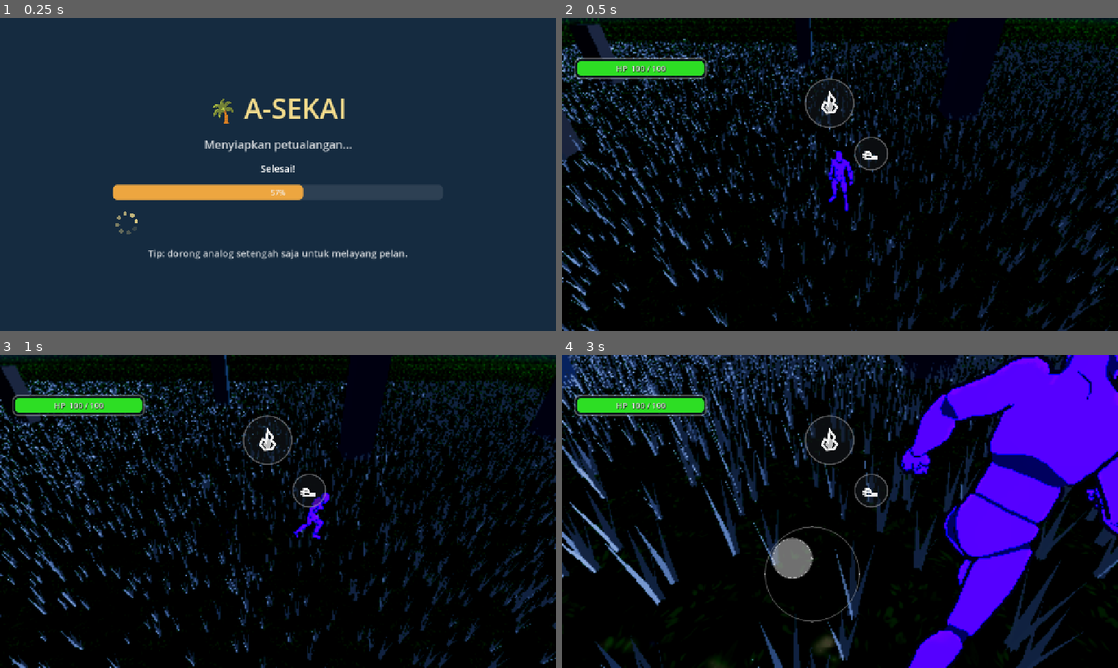
Above: before the commit, frames 1-4 (two rows, left to right).
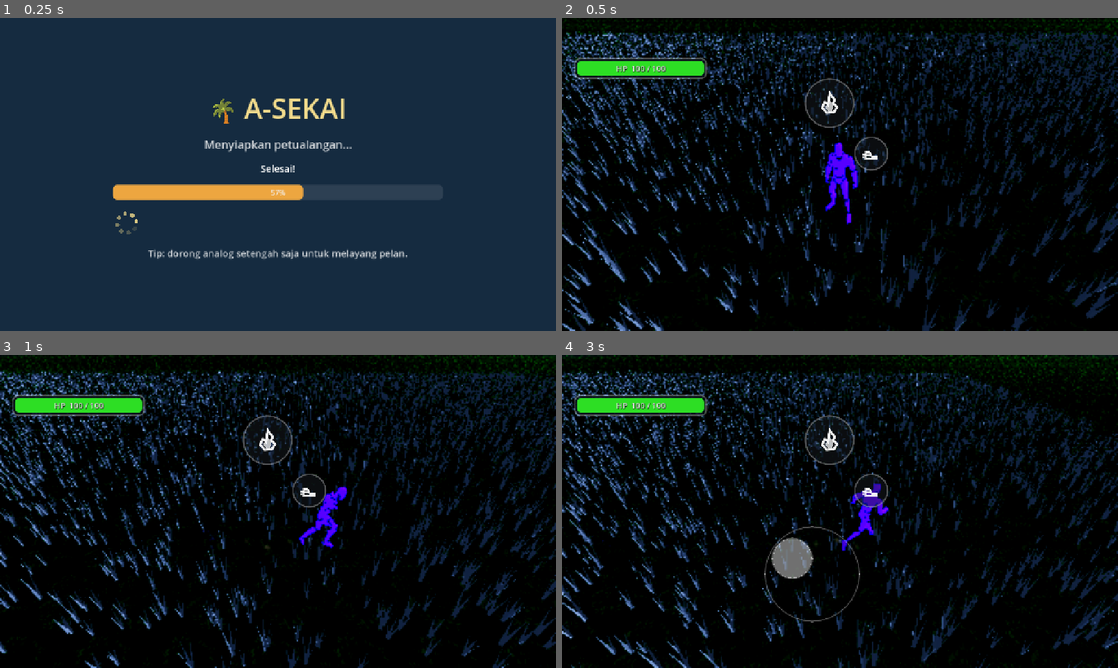
Above: after the commit, the same moments.

Repository: KyokoApp/Unity
Game: Godot game, scene res://packs/core_scripts/game_root.tscn
The game is run twice, just before and just after one commit, with the same random seed, the same clock (stepped at 60 frames per second) and the same inputs. This scene is started directly instead of the project's main scene. Sound files missing from this copy of the repository are replaced by a short silence.
Inputs (mouse positions are in pixels of both pictures, inside the frame that each line leads up to):
- Up to frame 1 (0.25 s): no input
- Up to frame 2 (0.5 s): no input
- Up to frame 3 (1 s): move the mouse to (400, 495) at 0.52 s; hold Right (ui_right) from 0.53 s (still down); click (400, 495) at 0.67 s
- Up to frame 4 (3 s): release Right (ui_right) at 1.25 s; drag from (728, 527) to (812, 574) at 1.27 s; move the mouse to (895, 442) at 2.02 s; hold Right (ui_right) 2.03-2.75 s; drag from (812, 574) to (673, 464) at 2.77 s

Frame 1 is identical in both runs. In frame 2, 30% of the frame differs, in the area x 0-100%, y 0-100%; in frame 3, 30%; in frame 4, 46%.

Commit message:
Ronde-46 (bag. C) hapus tiang reruntuhan + kamera lbh dekat & pinch-zoom auto-return
Dari 3 permintaan besar user (pulau 12km + hapus tiang + kamera zoom),
dikerjakan 2 yg jelas scope-nya duluan (pulau 12km msh perlu klarifikasi
arsitektur, ditanyakan terpisah):

1. Tiang/reruntuhan batu (wall_system.gd, keliatan di screenshot user)
   DIHAPUS dr spawn dunia (dianggap tak cocok tema visual skrg) — skrip
   wall_system.gd/wall.gd sendiri TAK dihapus dr repo (gampang
   dikembalikan kalau perlu), cuma tak lagi dipanggil di world.gd.

2. Kamera: CAM_DIST didekatkan 7.6->5.6 ("kameranya agak deketin ke
   player"). Ditambah sistem pinch-zoom 2 jari (hud.gd: jari kedua yg
   nempel selagi jari 'look' aktif jadi jari cubit, jarak antar jari ->
   player.add_zoom()) yg bs menjauhkan kamera sampai +6.5m dr default.
   Otomatis balik ke default scr SMOOTH (exponential ease, bukan lompat)
   begitu pemain JALAN LAGI (_speed01>0.05, dari gerak fisik nyata) ATAU
   diam tanpa pinch baru selama 2.2 detik — persis sesuai permintaan
   "bakal kembali semula perlahan smooth kalo lagi jalan lagi atau di
   diamkan beberapa detik".

CATATAN: arah pinch (spread jari = zoom in/dekat, cubit jari = zoom out/
jauh) pakai konvensi umum peta digital — kalau kebalik menurut user stlh
dicoba, tinggal balik tanda di hud.gd _update_pinch(). Bagian 'pulau 12km
+ grass full-island dgn culling depan-kamera' BELUM dikerjakan, nunggu
klarifikasi arsitektur (edge dunia gmn, dll).

Co-authored-by: arena-agent <297053741+arena-agent@users.noreply.github.com>

Diff:
--- a/project/packs/character_player/player.gd
+++ b/project/packs/character_player/player.gd
@@ -108,10 +108,17 @@
 # --- kamera third-person (murni ikut swipe, arsitektur tak berubah) ---
 const PITCH_MIN := deg_to_rad(-72.0)
 const PITCH_MAX := deg_to_rad(-10.0)
-const CAM_DIST := 7.6
+# CAM_DIST didekatkan (permintaan user "kameranya agak deketin ke player"):
+# 7.6 -> 5.6. Zoom-out manual (pinch 2 jari, lihat hud.gd add_zoom) msh bisa
+# menjauhkan sampai CAM_ZOOM_MAX, tapi otomatis balik ke CAM_DIST ini lagi
+# scr smooth (lihat _cam_zoom di _process) begitu jalan lagi / diam sebentar.
+const CAM_DIST := 5.6
 const CAM_FOLLOW := 7.0
 const LOOK_K := 0.0036
 const CAM_FOCUS_HEIGHT := 1.05
+const CAM_ZOOM_MAX := 6.5          # tambahan jarak maks dr pinch zoom-out
+const CAM_ZOOM_RETURN_IDLE_S := 2.2 # diam brp detik (tanpa pinch baru) sblm auto-balik
+const CAM_ZOOM_RETURN_RATE := 2.4   # laju easing balik (lbh besar = lbh cepat)
 
 # --- dash: burst cepat lalu melambat ---
 const DASH_SPEED := 22.0
@@ -143,6 +150,12 @@
 var _t := 0.0
 var _speed01 := 0.0
 var _cam_extra := 0.0
+# Zoom manual dr pinch 2 jari (hud.gd add_zoom) — 0=jarak default (CAM_DIST),
+# makin besar = makin menjauh (max CAM_ZOOM_MAX). Auto-balik ke 0 scr smooth
+# saat pemain jalan lagi ATAU diam tanpa pinch baru sekian detik (lihat
+# _process — CAM_ZOOM_RETURN_IDLE_S/RATE).
+var _cam_zoom := 0.0
+var _cam_zoom_idle_t := 999.0
 var _cam_snapped := false
 var _facing := Vector3.ZERO
 var _fire_cooldown := 0.0
@@ -179,6 +192,13 @@
 func add_look_px(dx: float, dy: float) -> void:
 	_look_vel.x += dx * 60.0
 	_look_vel.y += dy * 60.0
+
+## Zoom kamera manual (dipanggil hud.gd saat gestur cubit 2 jari). positif =
+## menjauh, negatif = mendekat. Auto-balik ke 0 (CAM_DIST) ditangani di
+## _process, bukan di sini — di sini cuma menggeser target & reset idle-timer.
+func add_zoom(delta_dist: float) -> void:
+	_cam_zoom = clampf(_cam_zoom + delta_dist, 0.0, CAM_ZOOM_MAX)
+	_cam_zoom_idle_t = 0.0
 
 func take_damage(amount: float) -> void:
 	var before := health
@@ -315,7 +335,14 @@
 		cam_pivot.global_position = cam_pivot.global_position.lerp(focus, 1.0 - exp(-CAM_FOLLOW * delta))
 	cam_pivot.rotation = Vector3(pitch, yaw, 0.0)
 	_cam_extra = lerpf(_cam_extra, _speed01 * 1.2, 1.0 - exp(-3.0 * delta))
-	cam_arm.spring_length = maxf(2.0, CAM_DIST + _cam_extra)
+	# Auto-balik zoom manual (permintaan user): begitu pemain JALAN LAGI
+	# (_speed01 dr gerak fisik nyata, bukan cuma input mentah) ATAU sudah
+	# DIAM tanpa pinch baru selama CAM_ZOOM_RETURN_IDLE_S detik, _cam_zoom
+	# di-ease balik ke 0 (= CAM_DIST) scr smooth (exponential, bukan lompat).
+	_cam_zoom_idle_t += delta
+	if _speed01 > 0.05 or _cam_zoom_idle_t > CAM_ZOOM_RETURN_IDLE_S:
+		_cam_zoom = lerpf(_cam_zoom, 0.0, 1.0 - exp(-CAM_ZOOM_RETURN_RATE * delta))
+	cam_arm.spring_length = maxf(2.0, CAM_DIST + _cam_extra + _cam_zoom)
 	_shake = maxf(0.0, _shake - 1.6 * delta)
 	var shake_power := _shake * _shake * 0.35
 	var cam: Camera3D = $CameraPivot/CamArm/Cam
--- a/project/packs/character_player/player.tscn
+++ b/project/packs/character_player/player.tscn
@@ -21,7 +21,7 @@
 transform = Transform3D(1, 0, 0, 0, 1, 0, 0, 0, 1, 0, 1.05, 0)
 
 [node name="CamArm" type="SpringArm3D" parent="CameraPivot"]
-spring_length = 7.6
+spring_length = 5.6
 margin = 0.25
 collision_mask = 1
 
--- a/project/packs/ui/hud.gd
+++ b/project/packs/ui/hud.gd
@@ -160,6 +160,14 @@
 var _joy_touch := -1
 var _look_touch := -1
 var _look_last := Vector2.ZERO
+# Pinch-to-zoom (permintaan user: kamera bs di-zoom out lalu balik smooth):
+# jari KEDUA yg nempel selagi jari "look" (_look_touch) sudah aktif dipakai
+# sbg jari cubit. Jarak antar 2 jari berubah -> player.add_zoom(). Kalau
+# salah satu jari lepas, gestur cubit dibatalkan (sederhana, aman).
+var _zoom_touch := -1
+var _zoom_last := Vector2.ZERO
+var _pinch_dist := 0.0
+const PINCH_ZOOM_SENSITIVITY := 0.018
 const JOY_RADIUS := 110.0
 const DEADZONE := 0.14
 
@@ -557,6 +565,12 @@
 		if _look_touch == -1:
 			_look_touch = e.index
 			_look_last = e.position
+		elif _zoom_touch == -1:
+			# jari kedua di area non-joystick selagi sudah ada jari "look"
+			# aktif -> jadi jari cubit (pinch) utk zoom kamera.
+			_zoom_touch = e.index
+			_zoom_last = e.position
+			_pinch_dist = _look_last.distance_to(_zoom_last)
 	else:
 		if e.index == _joy_touch:
 			_joy_touch = -1
@@ -564,6 +578,9 @@
 			_set_joy(Vector2.ZERO)
 		elif e.index == _look_touch:
 			_look_touch = -1
+			_zoom_touch = -1   # gestur cubit ikut batal kalau jari "look" lepas
+		elif e.index == _zoom_touch:
+			_zoom_touch = -1
 
 func _over_button(pos: Vector2) -> bool:
 	for button in _buttons.values():
@@ -581,8 +598,24 @@
 	elif e.index == _look_touch:
 		var d := e.position - _look_last
 		_look_last = e.position
-		if player:
+		if _zoom_touch != -1:
+			_update_pinch()   # 2 jari aktif -> ini bagian dr gestur cubit, bukan usap kamera
+		elif player:
 			player.add_look_px(d.x, d.y)
+	elif e.index == _zoom_touch:
+		_zoom_last = e.position
+		_update_pinch()
+
+## Jarak antar jari MEMBESAR (menjauh/"spread") -> zoom IN (kamera mendekat);
+## jarak MENGECIL ("pinch") -> zoom OUT (kamera menjauh) — konvensi umum
+## spt peta digital. Kembali ke jarak default ditangani otomatis di
+## player.gd (add_zoom cuma menggeser target, bukan set permanen).
+func _update_pinch() -> void:
+	var dist := _look_last.distance_to(_zoom_last)
+	var d := dist - _pinch_dist
+	_pinch_dist = dist
+	if player:
+		player.add_zoom(-d * PINCH_ZOOM_SENSITIVITY)
 
 func _update_joy(pos: Vector2) -> void:
 	var center := joy_base.global_position + Vector2(JOY_RADIUS, JOY_RADIUS)
--- a/project/packs/world_terrain/world.gd
+++ b/project/packs/world_terrain/world.gd
@@ -97,9 +97,13 @@
 	_make_flat_ground()
 	await get_tree().process_frame
 	_report(0.8, "Menegakkan dinding/bunker medan tempur…")
-	wall_system = WALL_SYSTEM.new()
-	wall_system.name = "WallSystem"
-	add_child(wall_system)
+	# DIHAPUS (permintaan user, screenshot: "itu tiang hapus") — tiang/
+	# reruntuhan batu kotak dr wall_system.gd dianggap tak cocok scr visual
+	# dgn tema dunia sihir/alam yg sedang dibangun. Skrip wall_system.gd &
+	# wall.gd SENGAJA TAK dihapus dr repo (cuma tak lagi di-spawn di sini)
+	# supaya gampang dikembalikan/dipakai ulang kalau suatu saat perlu
+	# rintangan destructible lagi.
+	wall_system = null
 	await get_tree().process_frame
 	_report(1.0, "Medan tempur siap")
 
